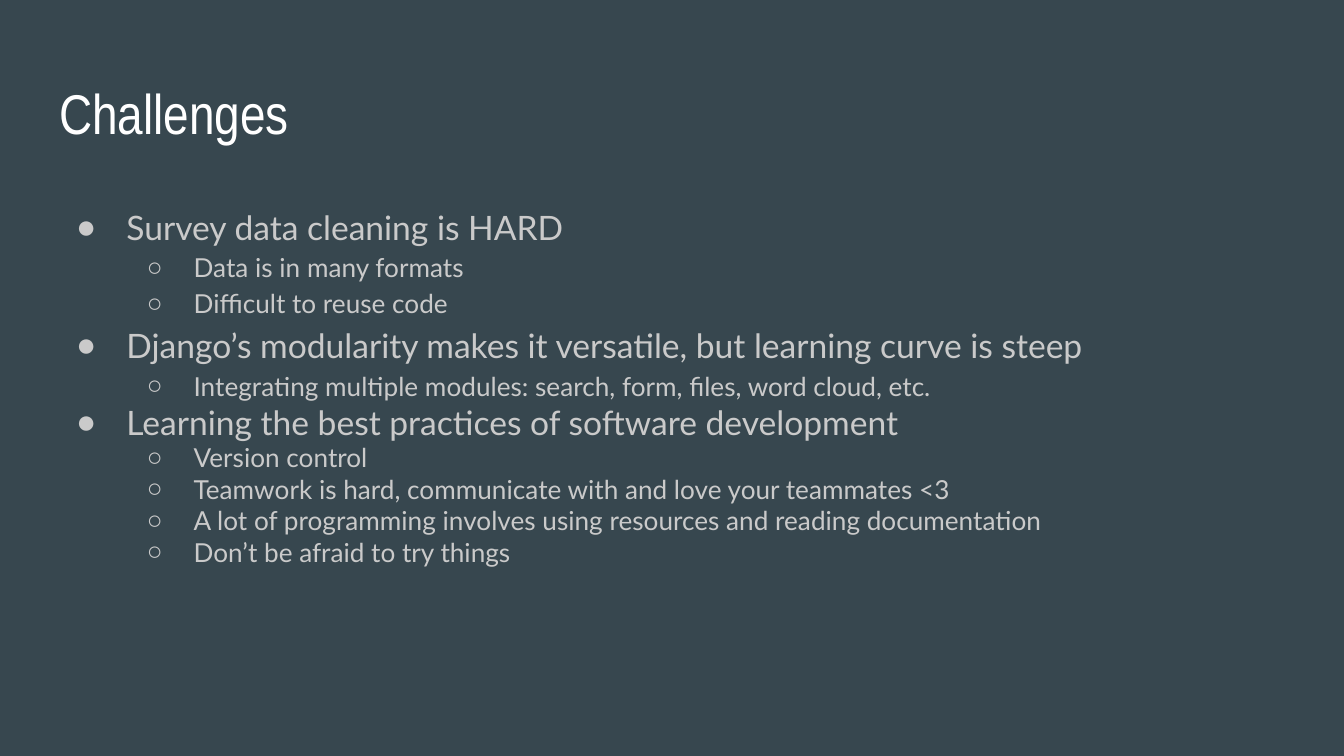
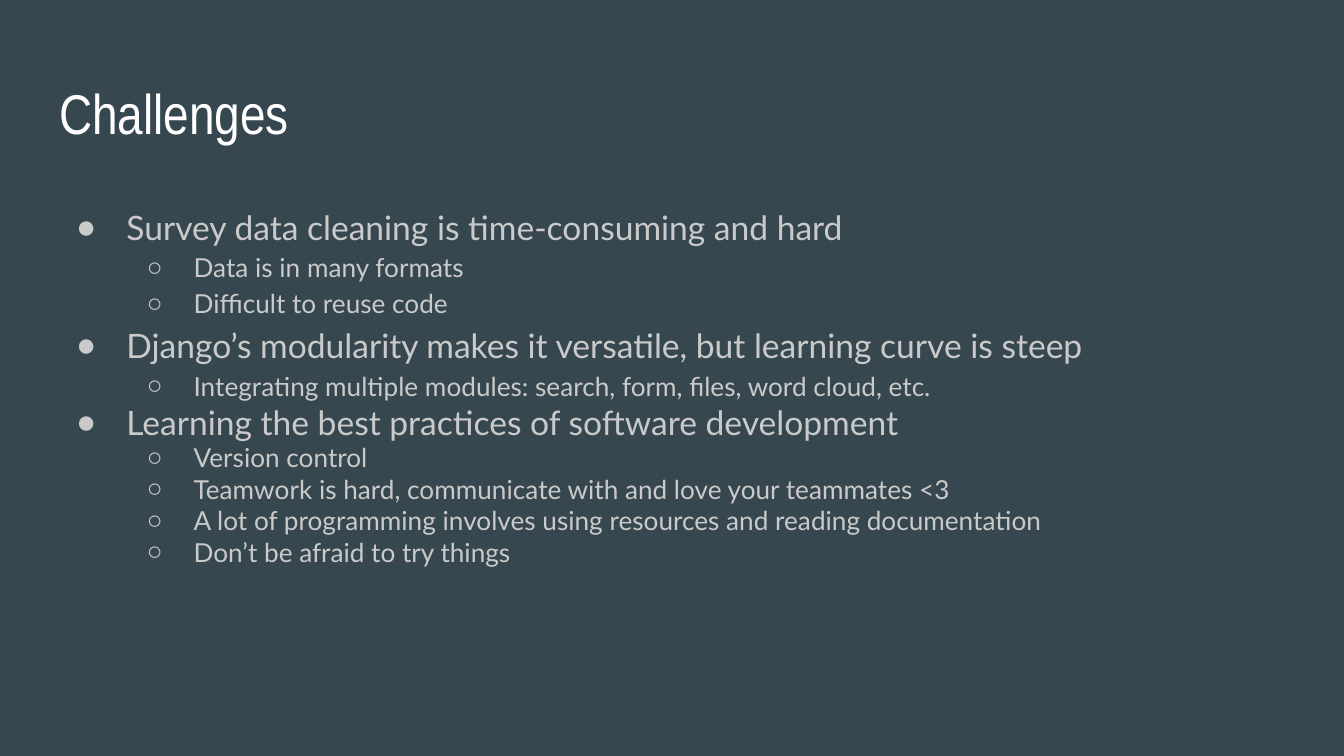
Before and after one commit to bethbailey/survey-search, a slide deck: slide 7 of Final Presentation/Final CS Project Presentation.pptx (slide 6 before the commit). Drawn at 1344x756 pixels with LibreOffice and Linux fonts; fonts in the diff are those of the drawing. Boxes give left, top, right and bottom in pixels: in the first picture for what was removed or moved away, otherwise in the second. Text is boxed around its words. In the diff, an @@ line names an element or a change of style, - is before the commit and + after.

```diff
--- a/Final Presentation/Final CS Project Presentation.pptx
+++ b/Final Presentation/Final CS Project Presentation.pptx
@@ text at (126, 215, 843, 246): text changed @@
-● Survey data cleaning is HARD
+● Survey data cleaning is time-consuming and hard
```
Also in this commit, not shown: 2 other slides changed, 1 slide added, 2 other files.
